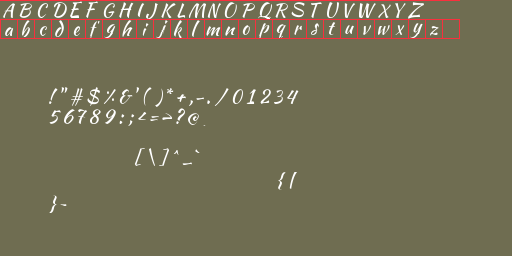
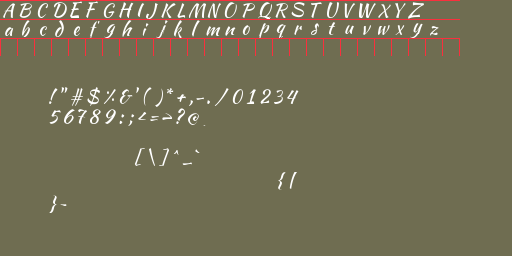
Revision of a layered 512×256 image; what changed, layer by layer:
painted on "Border" over [0, 20, 460, 56]
